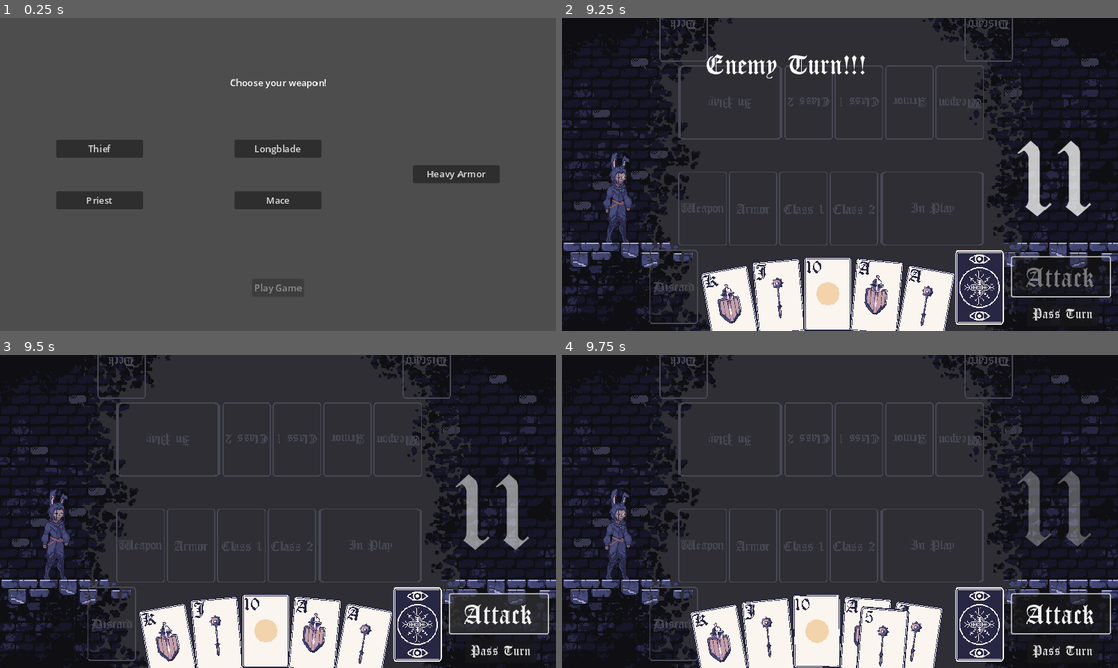
Above: before the commit, frames 1-4 (two rows, left to right).
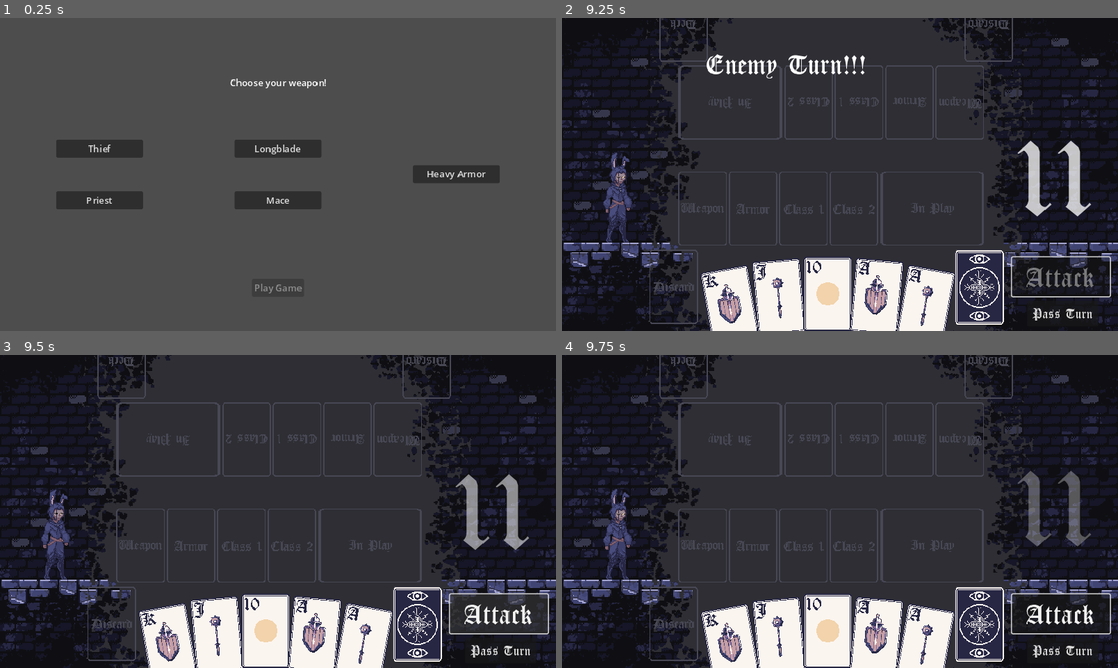
Above: after the commit, the same moments.

Repository: grahamcr4cker/PracticeCards
Game: Godot game, scene res://main_menu.tscn
The game is run twice, just before and just after one commit, with the same random seed, the same clock (stepped at 60 frames per second) and the same inputs.
Inputs (mouse positions are in pixels of both pictures, inside the frame that each line leads up to):
- Up to frame 1 (0.25 s): no input
- Up to frame 2 (9.25 s): click "Thief" at 0.5 s; click "Priest" at 1.25 s; click "Longblade" at 2 s; click "Mace" at 2.75 s; click "Heavy Armor" at 3.5 s; click "Play Game" at 4.25 s; click "Attack" at 5 s; click "Pass Turn" at 5.75 s; click "Pass Turn" at 6.5 s; click "Pass Turn" at 7.25 s; click "Attack" at 8 s; click "Attack" at 8.75 s
- Up to frame 3 (9.5 s): no input
- Up to frame 4 (9.75 s): move the mouse to (979, 624) at 9.52 s; click (979, 624) at 9.6 s

Frames 1-3 are identical in both runs. In frame 4, 3.8% of the frame differs, in the area x 23-71%, y 76-100%.

Commit message:
fixed cards being able to be played durring and enemy turn

Diff:
--- a/PlayerDeck.gd
+++ /dev/null
@@ -1,10 +0,0 @@
-extends Sprite2D
-
-
-func _ready():
-	pass
-
-
-func _on_area_2d_input_event(viewport, event, shape_idx):
-	if Input.is_action_just_released("leftclick"):
-		GameBoard.pop_card_from_deck()
--- a/combat_dungeon.tscn
+++ b/combat_dungeon.tscn
@@ -1,10 +1,9 @@
-[gd_scene load_steps=15 format=3 uid="uid://bqw3vokrvf548"]
+[gd_scene load_steps=13 format=3 uid="uid://bqw3vokrvf548"]
 
 [ext_resource type="Script" path="res://combat_dungeon.gd" id="1_b0ku4"]
 [ext_resource type="Texture2D" uid="uid://g3ddrmm8t4rn" path="res://assets/Backgrounds/Background_Dungeon.png" id="1_cb83s"]
 [ext_resource type="PackedScene" uid="uid://bpd4ggfpexeid" path="res://player.tscn" id="2_wg4p0"]
 [ext_resource type="Texture2D" uid="uid://bhwmi0xufos0m" path="res://assets/Card Art/card_back.png" id="3_futgi"]
-[ext_resource type="Script" path="res://PlayerDeck.gd" id="4_0vce2"]
 [ext_resource type="Script" path="res://hand.gd" id="5_hxuek"]
 [ext_resource type="FontFile" uid="uid://diqt2vii6tchx" path="res://assets/Fonts/CloisterBlack.ttf" id="6_krib6"]
 [ext_resource type="PackedScene" uid="uid://v2msqv3t8ntg" path="res://roll_result_indicator.tscn" id="7_g8lkh"]
@@ -12,9 +11,6 @@
 [ext_resource type="Script" path="res://Discard.gd" id="11_rlgwj"]
 [ext_resource type="Script" path="res://In Play.gd" id="14_3ktfv"]
 [ext_resource type="PackedScene" uid="uid://b58qxmgmh2jxn" path="res://Card Stack.tscn" id="15_d30cg"]
-
-[sub_resource type="RectangleShape2D" id="RectangleShape2D_is5qn"]
-size = Vector2(84, 129)
 
 [sub_resource type="RectangleShape2D" id="RectangleShape2D_lja5a"]
 size = Vector2(84, 129)
@@ -33,13 +29,7 @@
 [node name="Player Deck" type="Sprite2D" parent="."]
 position = Vector2(721, 465)
 texture = ExtResource("3_futgi")
-script = ExtResource("4_0vce2")
 metadata/_edit_use_anchors_ = true
-
-[node name="Area2D" type="Area2D" parent="Player Deck"]
-
-[node name="CollisionShape2D" type="CollisionShape2D" parent="Player Deck/Area2D"]
-shape = SubResource("RectangleShape2D_is5qn")
 
 [node name="hand" type="Node2D" parent="."]
 position = Vector2(459, 500)
@@ -99,7 +89,6 @@
 cardAddedSignal = "class2Added"
 cardPoppedSignal = "class2Popped"
 
-[connection signal="input_event" from="Player Deck/Area2D" to="Player Deck" method="_on_area_2d_input_event"]
 [connection signal="child_exiting_tree" from="hand" to="hand" method="_on_child_exiting_tree"]
 [connection signal="pressed" from="Attack Button" to="Player" method="_on_attack_button_pressed"]
 [connection signal="pressed" from="Pass Turn" to="Pass Turn" method="_on_pressed"]
--- a/hand.gd
+++ b/hand.gd
@@ -22,10 +22,16 @@
 	attack_button.disabled = false
 	_toggle_card_clickable(true)
 	cards_played = 0
+	var hand_size = get_children().size()
+	if hand_size < hand_count:
+		for index in range(hand_count - hand_size):
+			add_child(GameBoard.pop_card_from_deck())
+			await get_tree().create_timer(.25).timeout
 
 func _turn_end():
-	print("ally turn ending")
+	print("enemy turn ending")
 	_toggle_card_clickable(false)
+	print("cards are unclickable")
 	attack_button.disabled = true
 
 
@@ -94,6 +100,5 @@
 			TurnManager.set_turn(TurnManager.CurrentTurn.ENEMY_TURN)
 
 func _toggle_card_clickable(value: bool):
-	if cards_played >= total_card_plays:
-		for child in get_children():
-			child.get_node("Area2D").visible = value
+	for child in get_children():
+		child.get_node("Area2D").visible = value
